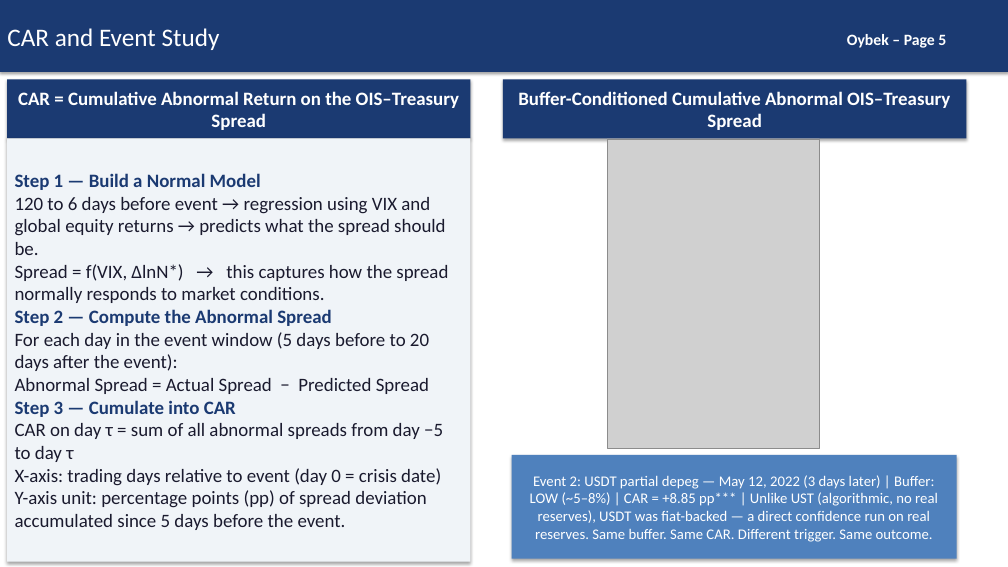
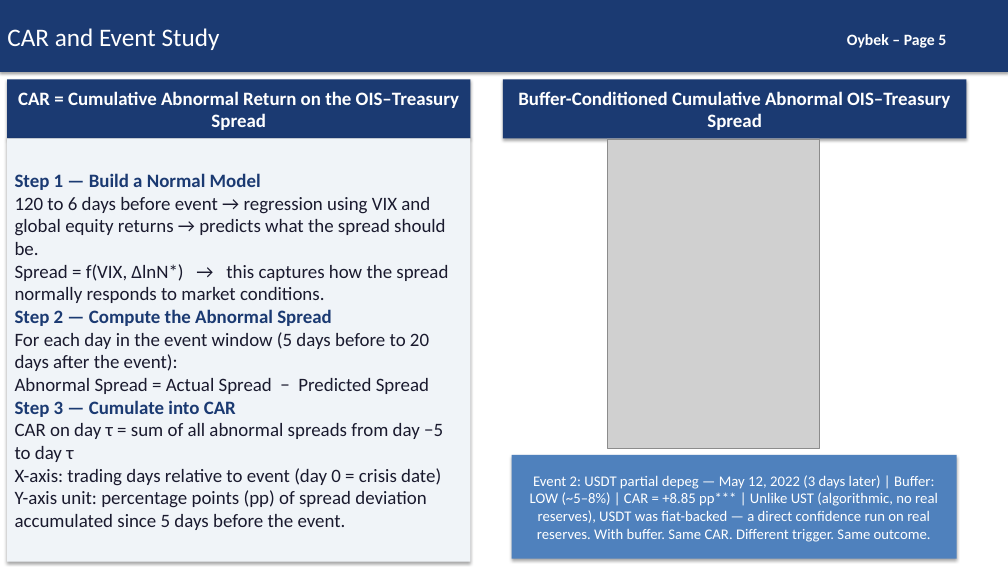
Before and after one commit to kimmireu0921/Stablecoins-and-the-Exorbitant-Privilege, a slide deck: slide 5 of presentations/0526_Stablecoin_Exorbitant_Privilege.pptx. Drawn at 1008x567 pixels with LibreOffice and Linux fonts; fonts in the diff are those of the drawing; grey boxes stand for pictures. Boxes give left, top, right and bottom in pixels: in the first picture for what was removed or moved away, otherwise in the second. Text is boxed around its words. In the diff, an @@ line names an element or a change of style, - is before the commit and + after.

```diff
--- a/presentations/0526_Stablecoin_Exorbitant_Privilege.pptx
+++ b/presentations/0526_Stablecoin_Exorbitant_Privilege.pptx
@@ text in rectangle at box(530, 475, 938, 542): text changed @@
-Event 2: USDT partial depeg — May 12, 2022 (3 days later) | Buffer: LOW (~5–8%) | CAR = +8.85 pp*** | Unlike UST (algorithmic, no real reserves), USDT was fiat-backed — a direct confidence run on real reserves. Same buffer. Same CAR. Different trigger. Same outcome.
+Event 2: USDT partial depeg — May 12, 2022 (3 days later) | Buffer: LOW (~5–8%) | CAR = +8.85 pp*** | Unlike UST (algorithmic, no real reserves), USDT was fiat-backed — a direct confidence run on real reserves. With buffer. Same CAR. Different trigger. Same outcome.
```
Also in this commit, not shown: 1 other file.
